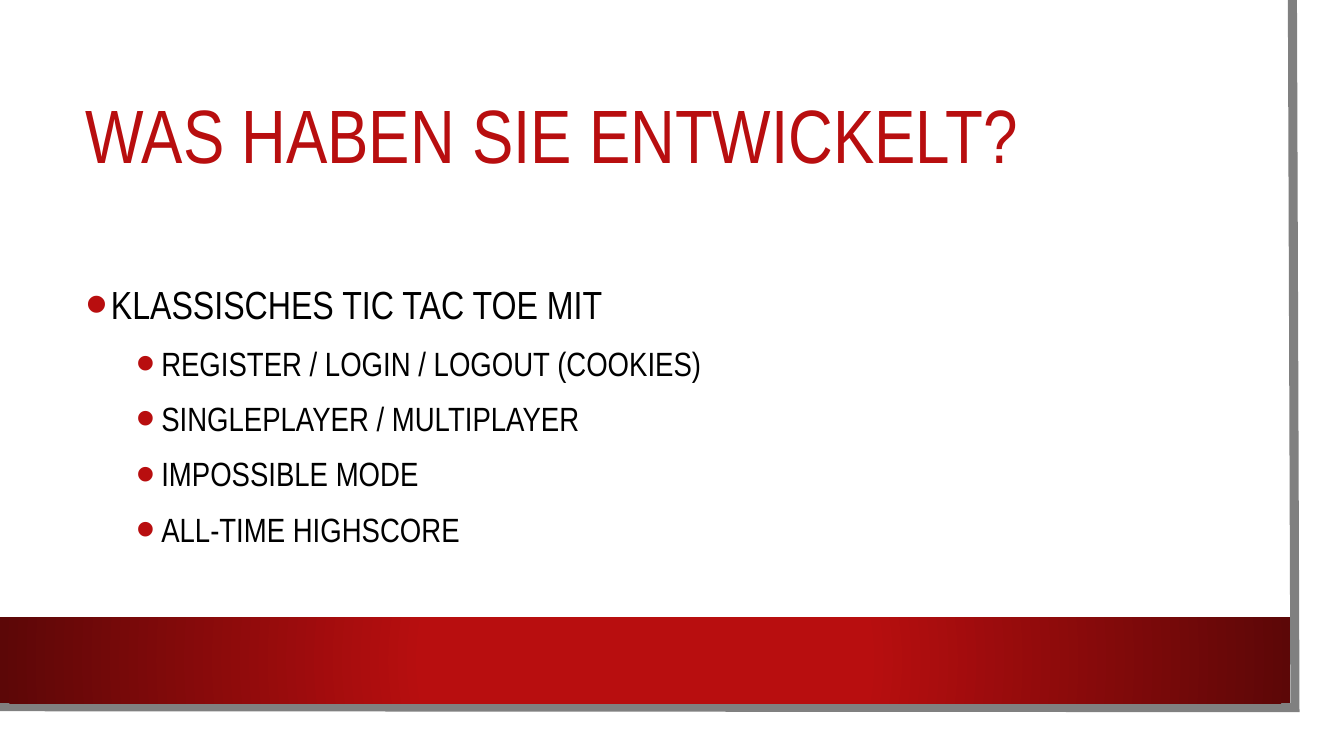
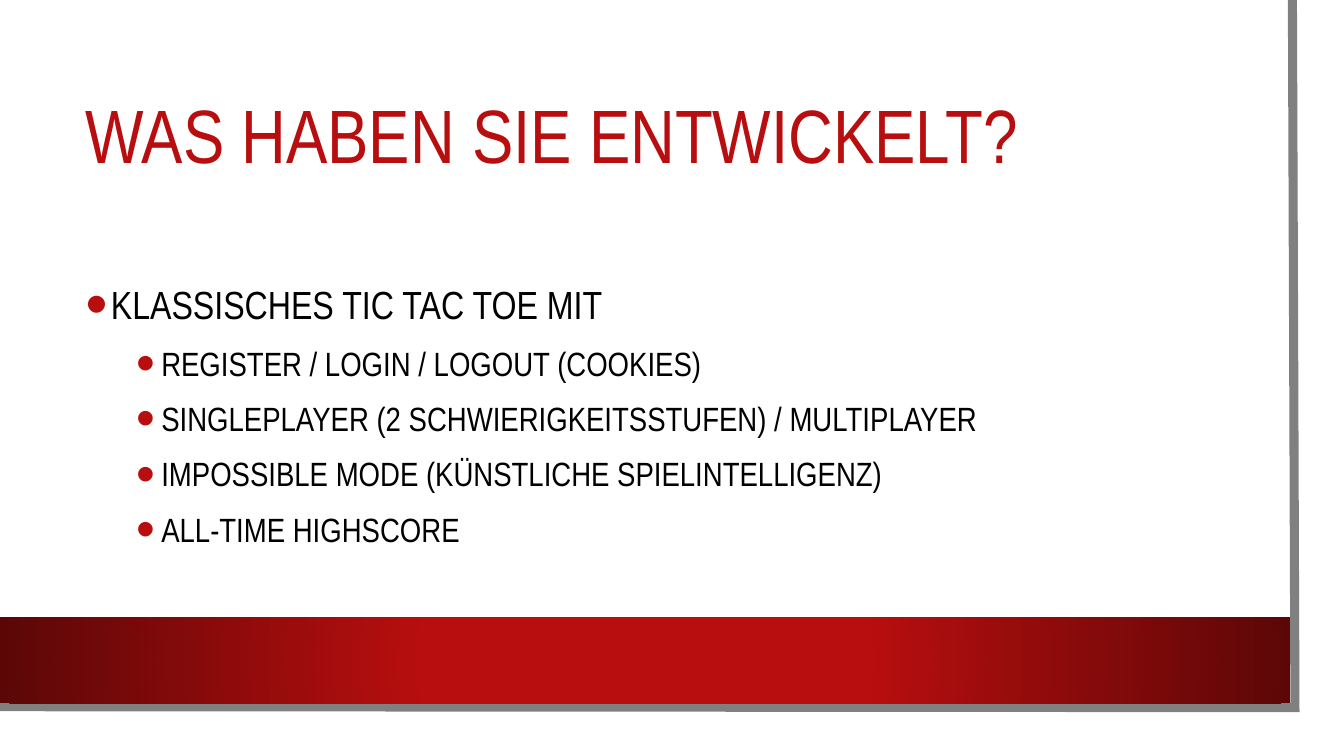
Before and after one commit to wsdt/TicTacToe, a slide deck: slide 2 of tictactoe finalpresentation.pptx. Drawn at 1344x756 pixels with LibreOffice and Linux fonts; fonts in the diff are those of the drawing; background and template pictures are left out. Boxes give left, top, right and bottom in pixels: in the first picture for what was removed or moved away, otherwise in the second. Text is boxed around its words. In the diff, an @@ line names an element or a change of style, - is before the commit and + after.

```diff
--- a/tictactoe finalpresentation.pptx
+++ b/tictactoe finalpresentation.pptx
@@ text at box(161, 406, 977, 493): text changed @@
-  • SINGLEPLAYER / MULTIPLAYER
-  • IMPOSSIBLE MODE
+  • SINGLEPLAYER (2 SCHWIERIGKEITSSTUFEN) / MULTIPLAYER
+  • IMPOSSIBLE MODE (KÜNSTLICHE SPIELINTELLIGENZ)
```
Also in this commit, not shown: 3 other slides changed.
